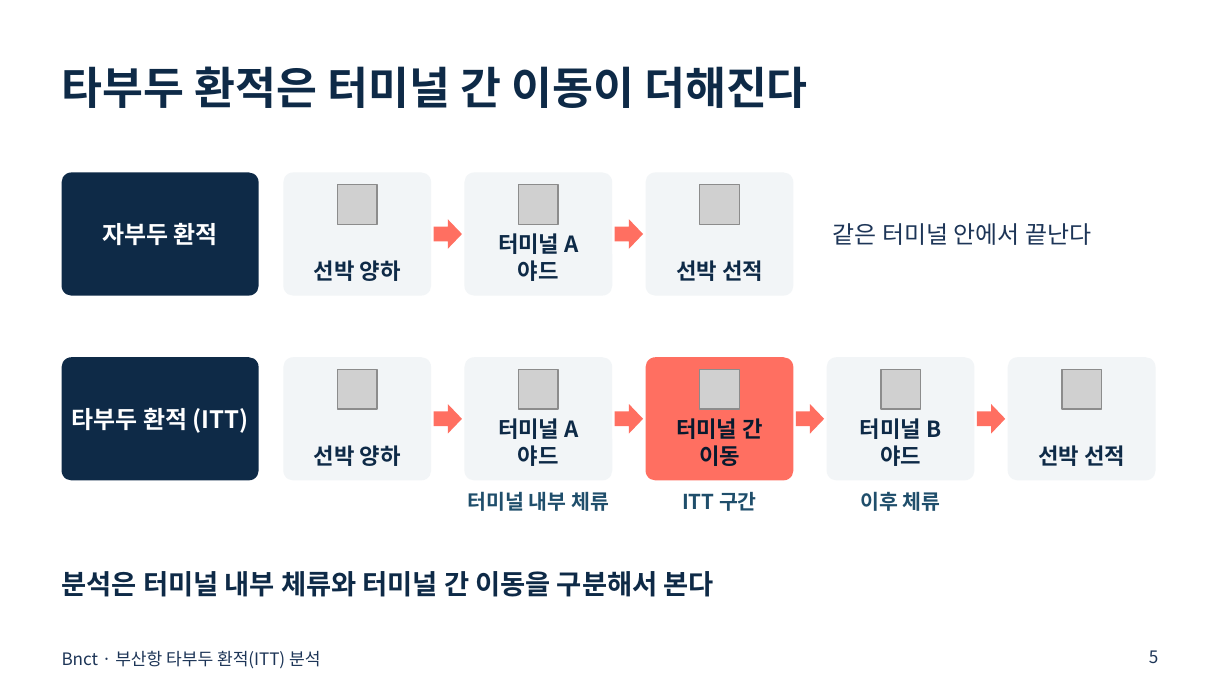
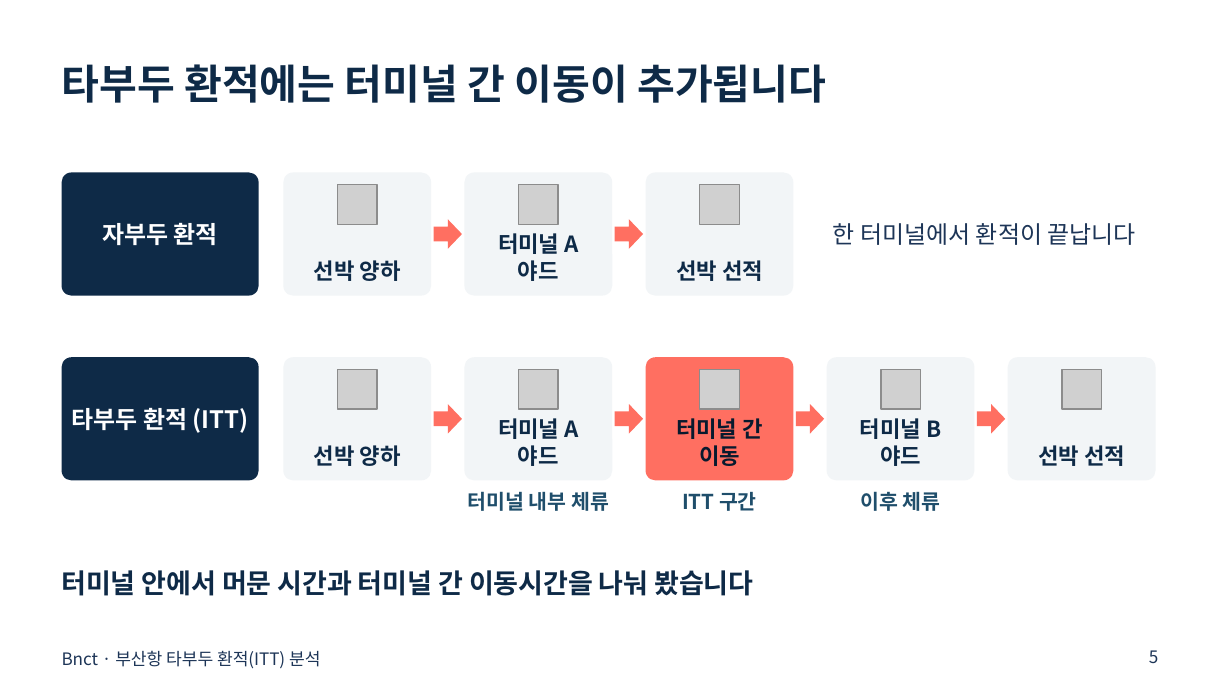
Before and after one commit to busan-itt/PPT, a slide deck: slide 5 of busan_itt_presentation.pptx. Drawn at 1232x693 pixels with LibreOffice and Linux fonts; fonts in the diff are those of the drawing; grey boxes stand for pictures. Boxes give left, top, right and bottom in pixels: in the first picture for what was removed or moved away, otherwise in the second. Text is boxed around its words. In the diff, an @@ line names an element or a change of style, - is before the commit and + after.

```diff
--- a/busan_itt_presentation.pptx
+++ b/busan_itt_presentation.pptx
@@ title at (x1=62, y1=64, x2=826, y2=103): text changed; size 26 to 24 pt @@
-타부두 환적은 터미널 간 이동이 더해진다
+타부두 환적에는 터미널 간 이동이 추가됩니다
@@ text at (x1=833, y1=223, x2=1136, y2=245): text changed @@
-같은 터미널 안에서 끝난다
+한 터미널에서 환적이 끝납니다
@@ text at (x1=62, y1=570, x2=753, y2=596): text changed; size 16 to 15.8 pt @@
-분석은 터미널 내부 체류와 터미널 간 이동을 구분해서 본다
+터미널 안에서 머문 시간과 터미널 간 이동시간을 나눠 봤습니다
```
Also in this commit, not shown: 10 other slides changed, 8 slides added, 7 slides removed, 2 other files.
